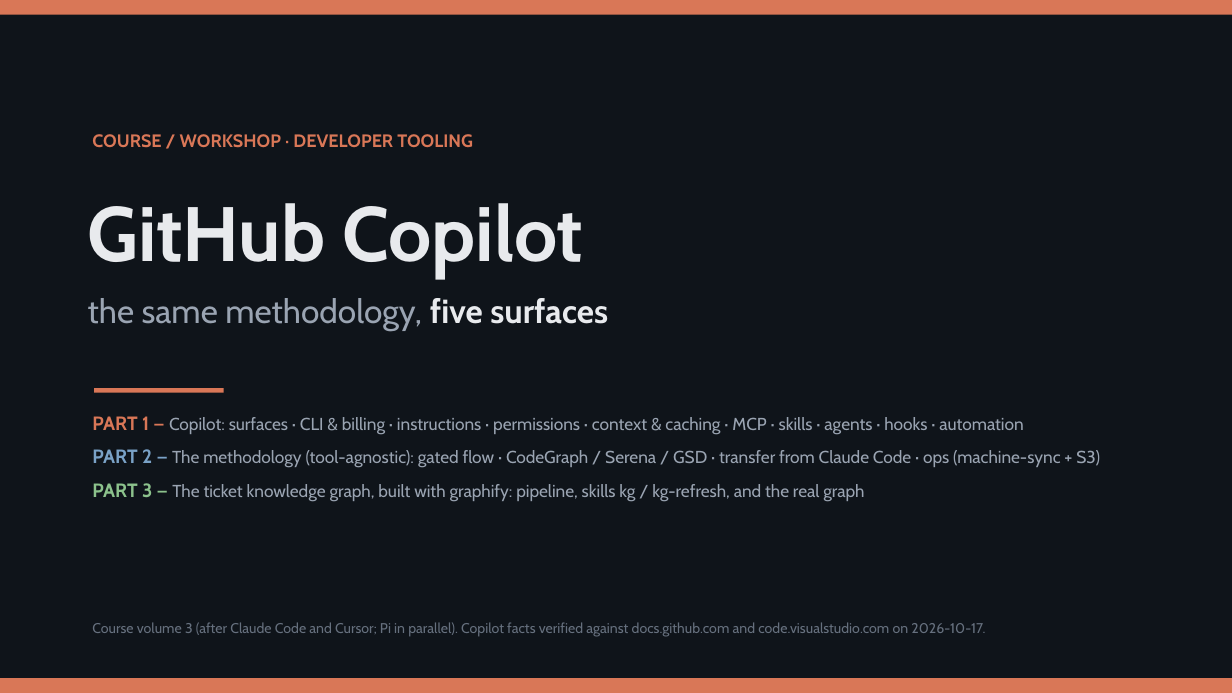
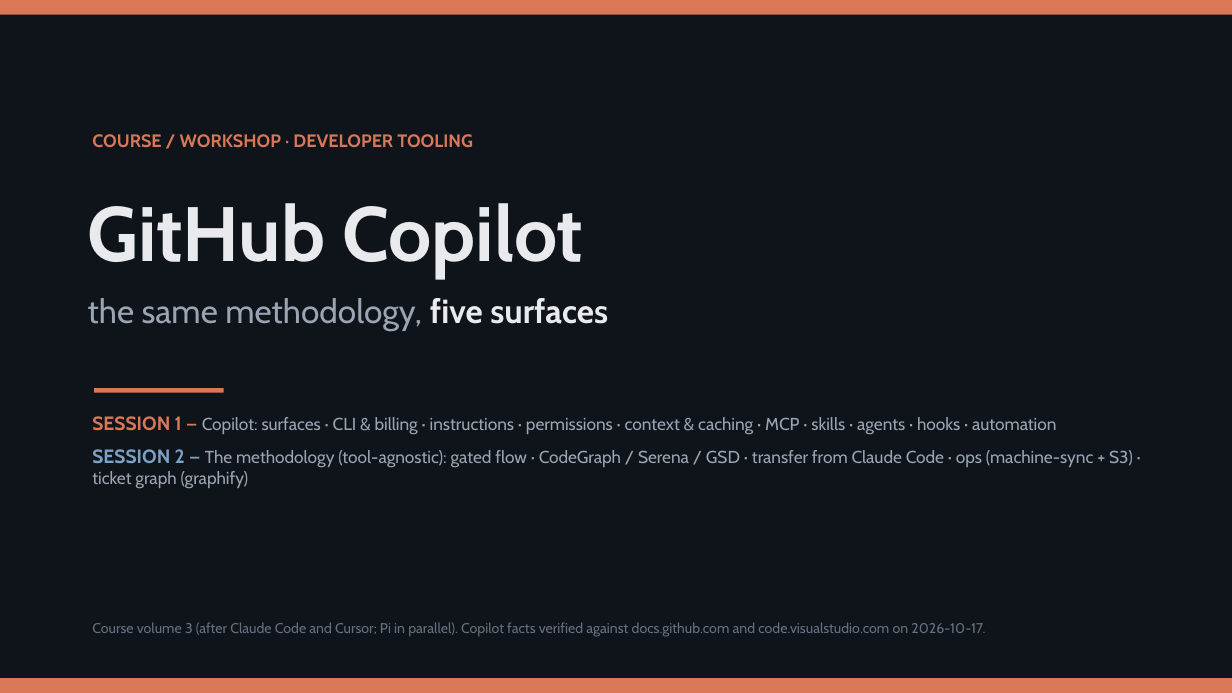
Before and after one commit to olonok69/copilot_code_ml_engineer, a slide deck: slide 1 of presentation/Copilot_Presentation.pptx. Drawn at 1232x693 pixels with LibreOffice and Linux fonts; fonts in the diff are those of the drawing. Boxes give left, top, right and bottom in pixels: in the first picture for what was removed or moved away, otherwise in the second. Text is boxed around its words. In the diff, an @@ line names an element or a change of style, - is before the commit and + after.

Commit message:
update to copilot github methodology and test live 8 skill in copilot

```diff
--- a/presentation/Copilot_Presentation.pptx
+++ b/presentation/Copilot_Presentation.pptx
@@ text at box(92, 416, 1133, 489): text changed @@
-PART 1 — Copilot: surfaces · CLI & billing · instructions · permissions · context & caching · MCP · skills · agents · hooks · automation
-PART 2 — The methodology (tool-agnostic): gated flow · CodeGraph / Serena / GSD · transfer from Claude Code · ops (machine-sync + S3)
-PART 3 — The ticket knowledge graph, built with graphify: pipeline, skills kg / kg-refresh, and the real graph
+SESSION 1 — Copilot: surfaces · CLI & billing · instructions · permissions · context & caching · MCP · skills · agents · hooks · automation
+SESSION 2 — The methodology (tool-agnostic): gated flow · CodeGraph / Serena / GSD · transfer from Claude Code · ops (machine-sync + S3) · ticket graph (graphify)
```
Also in this commit, not shown: 38 other slides changed, 1 slide added, 13 other files.
